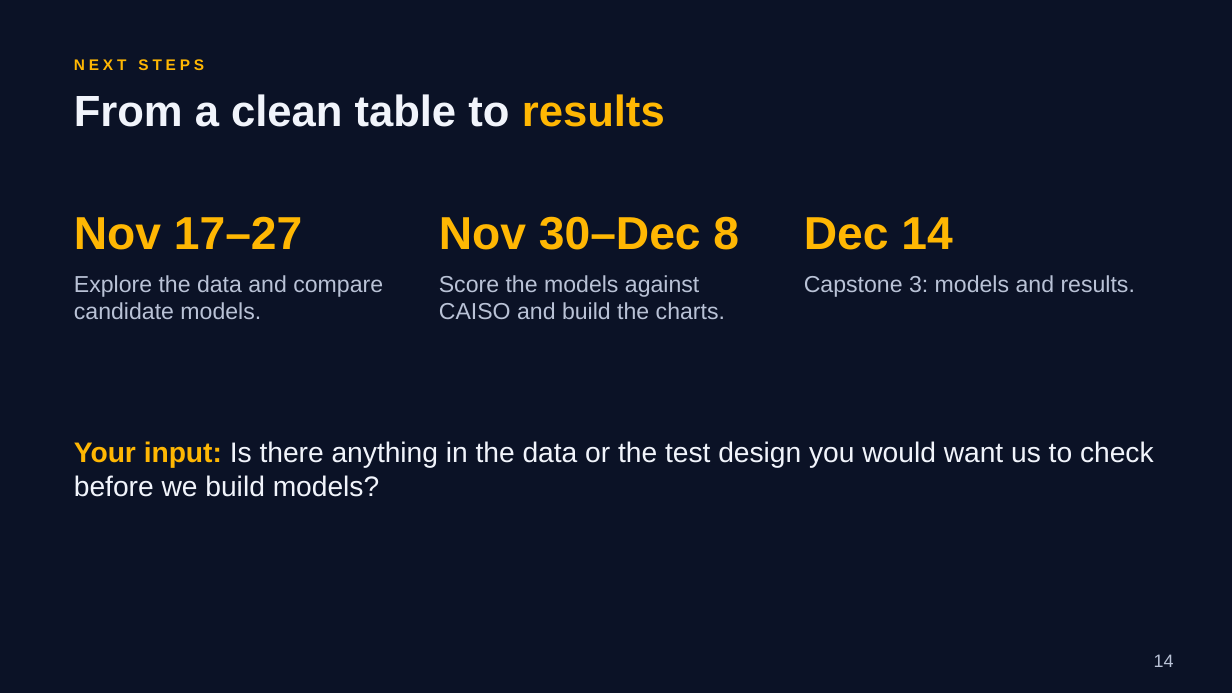
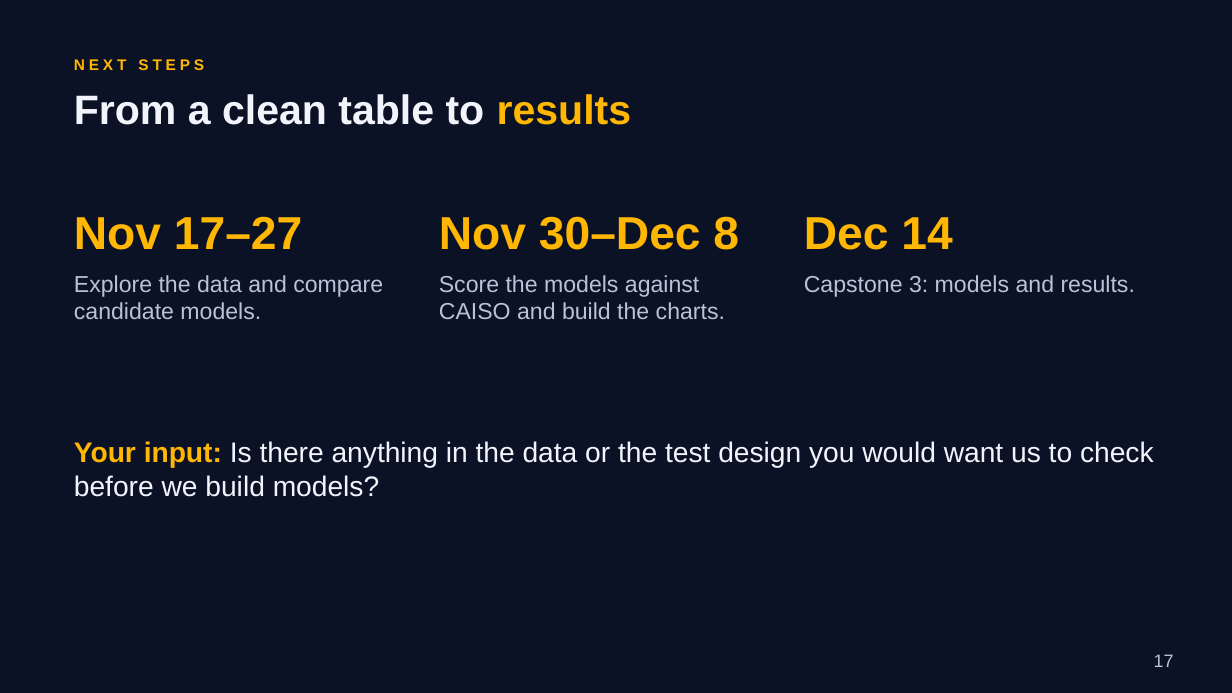
Before and after one commit to RaulSolaNavarro/caiso-solar-forecast, a slide deck: slide 17 of deck/capstone2/Capstone2_Deck.pptx (slide 14 before the commit). Drawn at 1232x693 pixels with LibreOffice and Linux fonts; fonts in the diff are those of the drawing. Boxes give left, top, right and bottom in pixels: in the first picture for what was removed or moved away, otherwise in the second. Text is boxed around its words. In the diff, an @@ line names an element or a change of style, - is before the commit and + after.

```diff
--- a/deck/capstone2/Capstone2_Deck.pptx
+++ b/deck/capstone2/Capstone2_Deck.pptx
@@ text "From a clean table to ..." at box(74, 94, 632, 125): size 34 to 32 pt @@
@@ page number at box(1154, 654, 1174, 667): text changed @@
-14
+17
```
Also in this commit, not shown: 14 other slides changed, 4 slides added, 1 slide removed, 6 other files.
